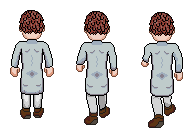
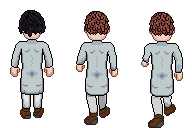
Before/after of a 192 × 128 layered artwork. What changed in the layer stack:
added layer "head man1" in group "standing" over bbox(18, 10, 46, 39)
hid "hair thick red" over bbox(19, 10, 45, 34)
hid "head" over bbox(19, 11, 45, 40)
